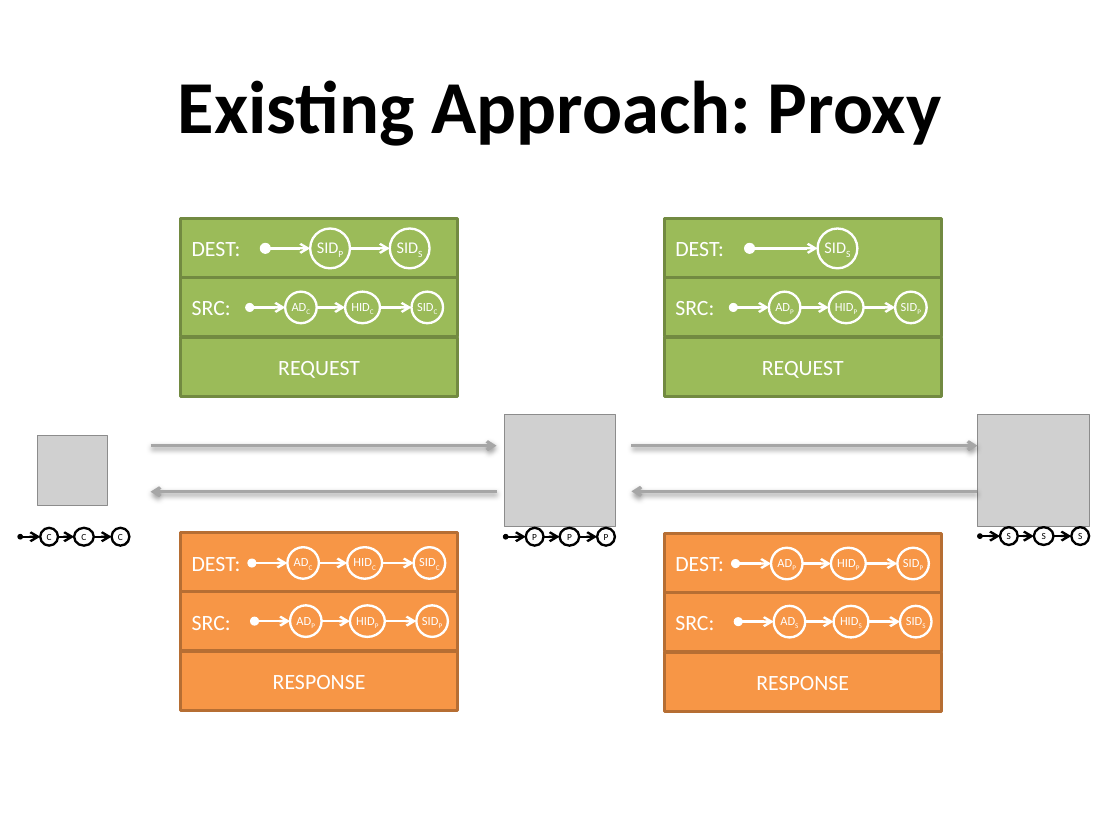
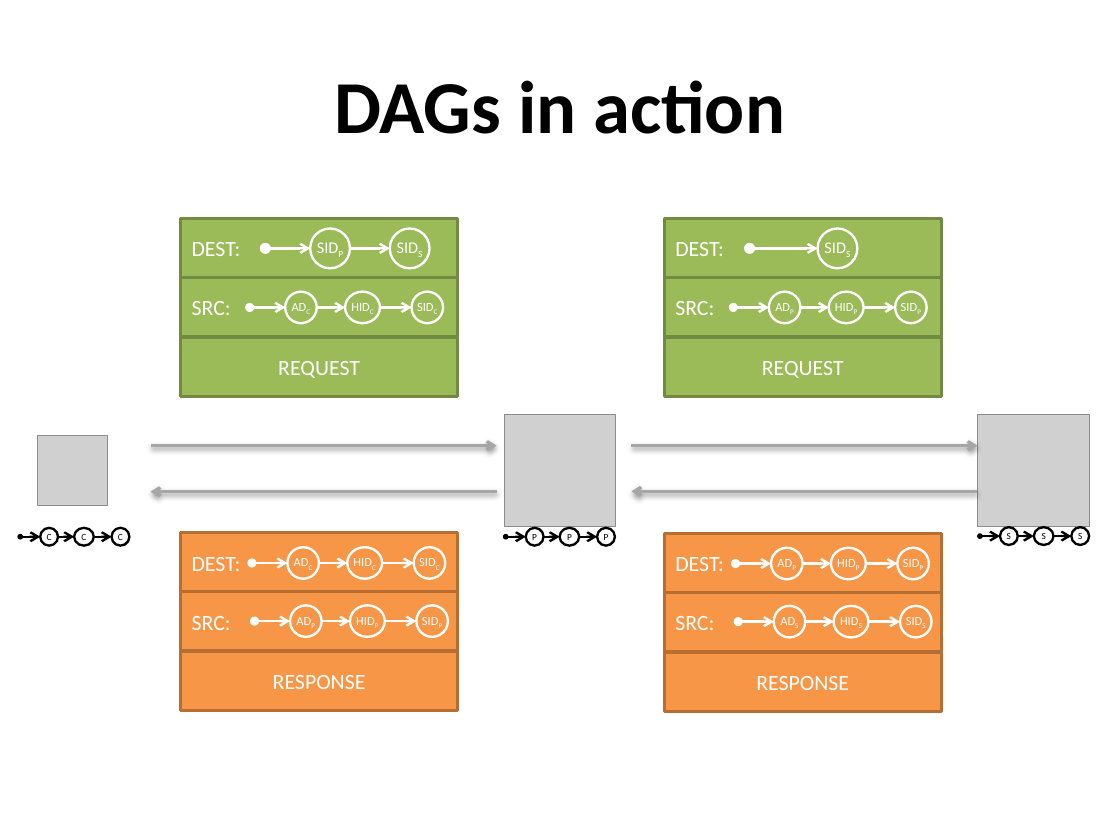
Before and after one commit to nfeltman/XIAnon, a slide deck: slide 7 of Presentation/Anonymity In XIA.pptx. Drawn at 1120x840 pixels with LibreOffice and Linux fonts; fonts in the diff are those of the drawing; grey boxes stand for pictures. Boxes give left, top, right and bottom in pixels: in the first picture for what was removed or moved away, otherwise in the second. Text is boxed around its words. In the diff, an @@ line names an element or a change of style, - is before the commit and + after.

```diff
--- a/Presentation/Anonymity In XIA.pptx
+++ b/Presentation/Anonymity In XIA.pptx
@@ title at bbox=[334, 80, 785, 134]: text changed @@
-Existing Approach: Proxy
+DAGs in action
```
Also in this commit, not shown: 5 other slides changed.
